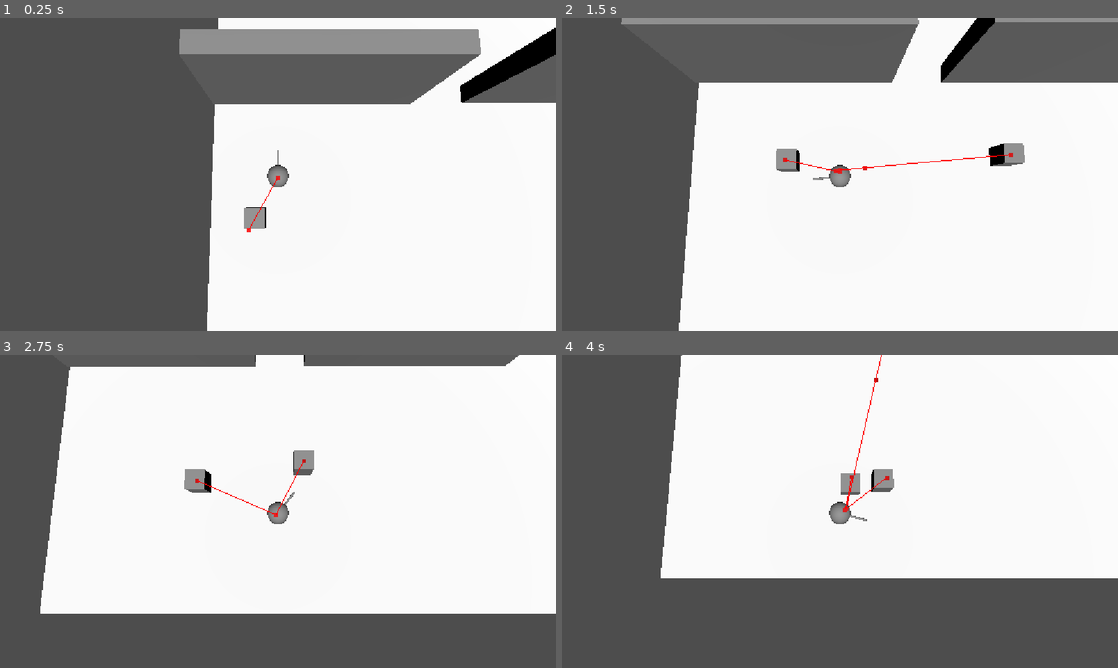
Above: before the commit, frames 1-4 (two rows, left to right).
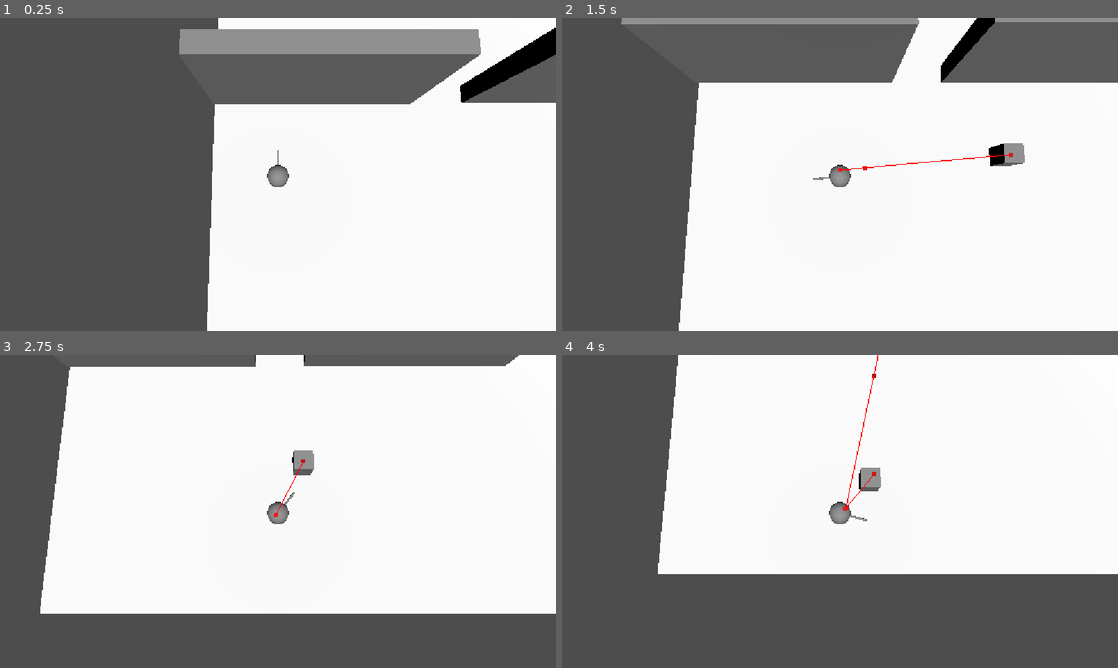
Above: after the commit, the same moments.

Repository: Lunycat/Ded_vs_Zombie
Game: Godot game, scene res://scenes/game.tscn
The game is run twice, just before and just after one commit, with the same random seed, the same clock (stepped at 60 frames per second) and the same inputs.
Inputs (mouse positions are in pixels of both pictures, inside the frame that each line leads up to):
- Up to frame 1 (0.25 s): no input
- Up to frame 2 (1.5 s): move the mouse to (962, 158) at 0.52 s; press the mouse at (962, 158) at 0.53 s; hold Right (ui_right) 0.53-1.28 s; move the mouse to (728, 190) at 1.27 s; release the mouse at (728, 190) at 1.28 s; hold Down (ui_down) from 1.28 s (still down); click (728, 190) at 1.35 s
- Up to frame 3 (2.75 s): move the mouse to (333, 442) at 2.02 s; release Down (ui_down) at 2.03 s; press the mouse at (333, 442) at 2.03 s; hold Right (ui_right) from 2.03 s (still down)
- Up to frame 4 (4 s): move the mouse to (812, 574) at 2.77 s; release Right (ui_right) at 2.78 s; release the mouse at (812, 574) at 2.78 s; hold Up (ui_up) 2.78-3.53 s; click (812, 574) at 2.85 s; move the mouse to (1006, 558) at 3.52 s; press the mouse at (1006, 558) at 3.53 s; hold Left (ui_left) from 3.53 s (still down)

The runs differ from the first frame. In frame 1, 0.3% of the frame differs, in the area x 43-51%, y 50-69%; in frame 2, 0.3%; in frame 3, 0.4%; in frame 4, 2.3%, in the area x 17-100%, y 0-72%.

Commit message:
add tracer

Diff:
--- a/scenes/game.tscn
+++ b/scenes/game.tscn
@@ -2,7 +2,6 @@
 
 [ext_resource type="PackedScene" uid="uid://bikj5btlbocmh" path="res://scenes/spawn_manager.tscn" id="1_lnu2h"]
 [ext_resource type="PackedScene" uid="uid://cjusarskcjt6u" path="res://scenes/player.tscn" id="1_uwrxv"]
-[ext_resource type="PackedScene" uid="uid://dpw1jhb0m3be8" path="res://scenes/zombies/zombie.tscn" id="3_lnu2h"]
 
 [sub_resource type="NavigationMesh" id="NavigationMesh_vco5m"]
 vertices = PackedVector3Array(0.6815586, 10.004898, -19.390104, 1.9315586, 10.004898, -19.640104, 1.9315586, 10.004898, …(2110 unchanged characters)…
@@ -73,6 +72,3 @@
 
 [node name="DirectionalLight3D" type="DirectionalLight3D" parent="." unique_id=717498180]
 transform = Transform3D(1, 0, 0, 0, 0.34202015, 0.9396926, 0, -0.9396926, 0.34202015, 0, 23.6335, 14.255051)
-
-[node name="Zombie" parent="." unique_id=1842117996 instance=ExtResource("3_lnu2h")]
-transform = Transform3D(1, 0, 0, 0, 1, 0, 0, 0, 1, -12.866003, 0.500002, 7.3330536)
--- a/scripts/player.gd
+++ b/scripts/player.gd
@@ -19,16 +19,18 @@
 var _knockback_velocity: Vector3 = Vector3.ZERO
 var _current_state: State = State.NORMAL
 var _attack_timer: float = 0.0
+var _tracer_material: StandardMaterial3D = null
 
 func _ready() -> void:
 	add_to_group("player")
 	_health = max_health
 	_camera = get_viewport().get_camera_3d()
 	_camera.call_deferred("look_at", self.global_position + Vector3(0, 1, 0))
+	_init_tracer_material()
 
 func _physics_process(delta: float) -> void:
 	_attack_timer -= delta
-	_move_mouse(delta)
+	_move_activity(delta)
 
 	if not is_on_floor():
 		_use_gravity(delta)
@@ -36,6 +38,15 @@
 	_change_state()
 	_action_depending_on_state(delta)
 	move_and_slide()
+
+func _init_tracer_material() -> void:
+	_tracer_material = StandardMaterial3D.new()
+	_tracer_material.shading_mode = BaseMaterial3D.SHADING_MODE_UNSHADED
+	_tracer_material.albedo_color = Color(1.0, 0.024, 0.18, 1.0)
+	_tracer_material.emission_enabled = true
+	_tracer_material.emission = Color(1.0, 0.024, 0.18, 1.0)
+	_tracer_material.emission_energy_multiplier = 2.0
+	_tracer_material.transparency = BaseMaterial3D.TRANSPARENCY_ALPHA
 
 func _use_gravity(delta: float) -> void:
 	velocity += get_gravity() * delta
@@ -82,7 +93,7 @@
 	_knockback_velocity = direction.normalized() * force
 	velocity.y = toss
 
-func _move_mouse(delta: float) -> void:
+func _move_activity(delta: float) -> void:
 	var mouse_position: Vector2 = get_viewport().get_mouse_position()
 	var ray_origin: Vector3 = _camera.project_ray_origin(mouse_position)
 	var ray_normal: Vector3 = _camera.project_ray_normal(mouse_position)
@@ -111,7 +122,7 @@
 	var query: PhysicsRayQueryParameters3D = PhysicsRayQueryParameters3D.create(
 		ray_origin,
 		ray_end,
-		1,
+		1 | 3,
 		[self]
 	)
 	var result: Dictionary = space_state.intersect_ray(query)
@@ -122,24 +133,42 @@
 	return Vector3.INF
 
 func _attack(target: Vector3) -> void:
-	var collision = _get_attack_collision(target)
-	if collision is Zombie:
-		collision.take_damage(_gun.damage)
+	var muzzle: Vector3 = _gun.get_node("Muzzle").global_position
+	var direction: Vector3 = (target - muzzle).normalized()
+	var end_position: Vector3 = muzzle + direction * max_distance_attack
 
-func _get_attack_collision(target: Vector3) -> Object:
-	var muzzle: Vector3 = _gun.get_node("Muzzle").global_position
-	var direction: Vector3 = (target - muzzle)
-	direction = direction.normalized()
-	var end_position: Vector3 = muzzle + direction * max_distance_attack
-	var space_state: PhysicsDirectSpaceState3D = get_world_3d().direct_space_state
-	var query: PhysicsRayQueryParameters3D = PhysicsRayQueryParameters3D.create(
-		muzzle,
-		end_position,
-		5,
-		[self]
-	)
-	var result: Dictionary = space_state.intersect_ray(query)
-	return result.get("collider")
+	var space_state := get_world_3d().direct_space_state
+	var query := PhysicsRayQueryParameters3D.create(muzzle, end_position, 13, [self])
+	var hit: Dictionary = space_state.intersect_ray(query)
+
+	if not hit.is_empty():
+		var collider = hit.collider
+		if collider and collider.has_method("take_damage"):
+			collider.take_damage(_gun.damage)
+		_spawn_tracer(muzzle, hit.position)
+	else:
+		_spawn_tracer(muzzle, end_position)
+
+func _spawn_tracer(from: Vector3, to: Vector3) -> void:
+	var distance: float = from.distance_to(to)
+	if distance < 0.01:
+		return
+
+	var tracer: MeshInstance3D = MeshInstance3D.new()
+	var mesh = BoxMesh.new()
+	mesh.size = Vector3(0.1, 0.1, distance)
+	tracer.mesh = mesh
+	tracer.cast_shadow = GeometryInstance3D.SHADOW_CASTING_SETTING_OFF
+	tracer.material_override = _tracer_material.duplicate()
+
+	get_tree().current_scene.add_child(tracer)
+	tracer.global_position = (from + to) * 0.5
+	tracer.look_at(to, Vector3.UP)
+
+	var mat: StandardMaterial3D = tracer.material_override as StandardMaterial3D
+	var tween: Tween = tracer.create_tween()
+	tween.tween_property(mat, "albedo_color:a", 0.0, 0.08)
+	tween.tween_callback(tracer.queue_free)
 
 func _die() -> void:
 	queue_free()
